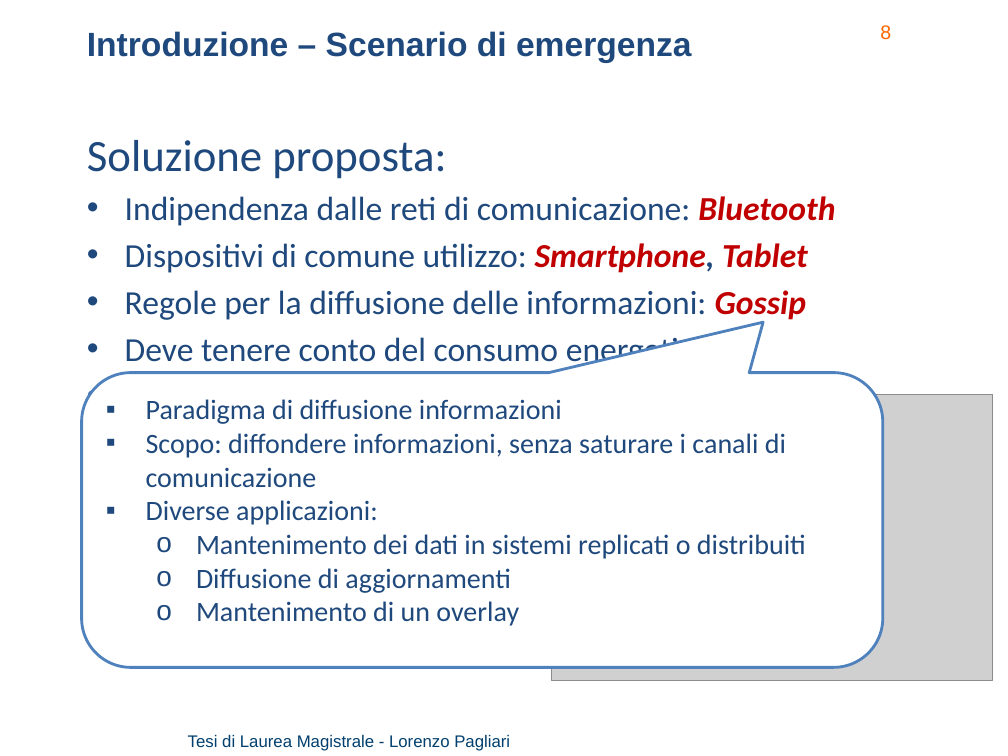
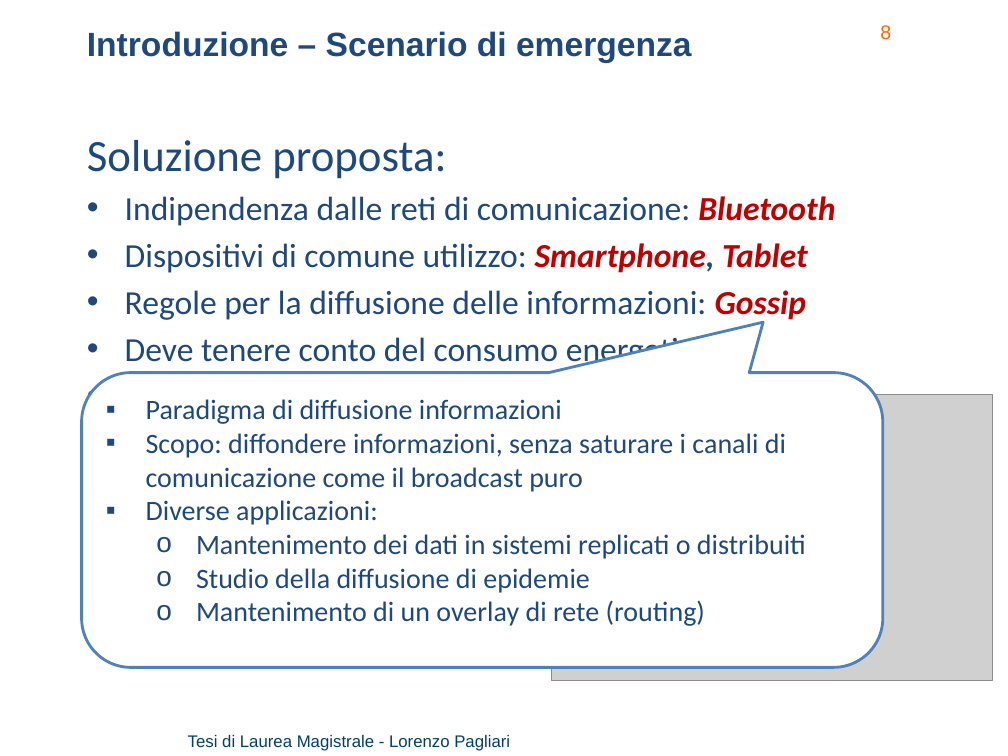
Before and after one commit to lorenzo-pagliari/Tesi, a slide deck: slide 8 of presentazione/Pagliari Lorenzo - presentazione_v2.pptx. Drawn at 1008x756 pixels with LibreOffice and Linux fonts; fonts in the diff are those of the drawing; grey boxes stand for pictures; background and template pictures are left out. Boxes give left, top, right and bottom in pixels: in the first picture for what was removed or moved away, otherwise in the second. Text is boxed around its words. In the diff, an @@ line names an element or a change of style, - is before the commit and + after.

```diff
--- a/presentazione/Pagliari Lorenzo - presentazione_v2.pptx
+++ b/presentazione/Pagliari Lorenzo - presentazione_v2.pptx
@@ text in rounded speech box at (146,433,786,492): text changed @@
-▪ Scopo: diffondere informazioni, senza saturare i canali di comunicazione
+▪ Scopo: diffondere informazioni, senza saturare i canali di comunicazione come il broadcast puro
@@ text in rounded speech box at (196,568,705,626): text changed @@
-  o Diffusione di aggiornamenti
-  o Mantenimento di un overlay
+  o Studio della diffusione di epidemie
+  o Mantenimento di un overlay di rete (routing)
```
Also in this commit, not shown: 9 other slides changed, 4 slides added, 2 other files.
